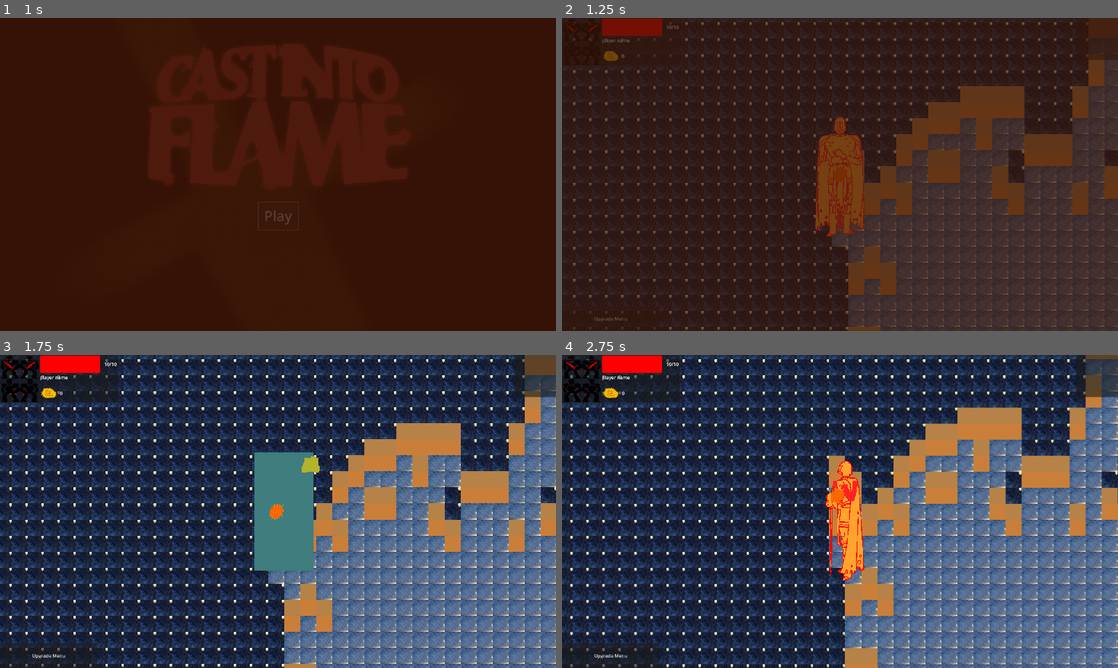
Above: before the commit, frames 1-4 (two rows, left to right).
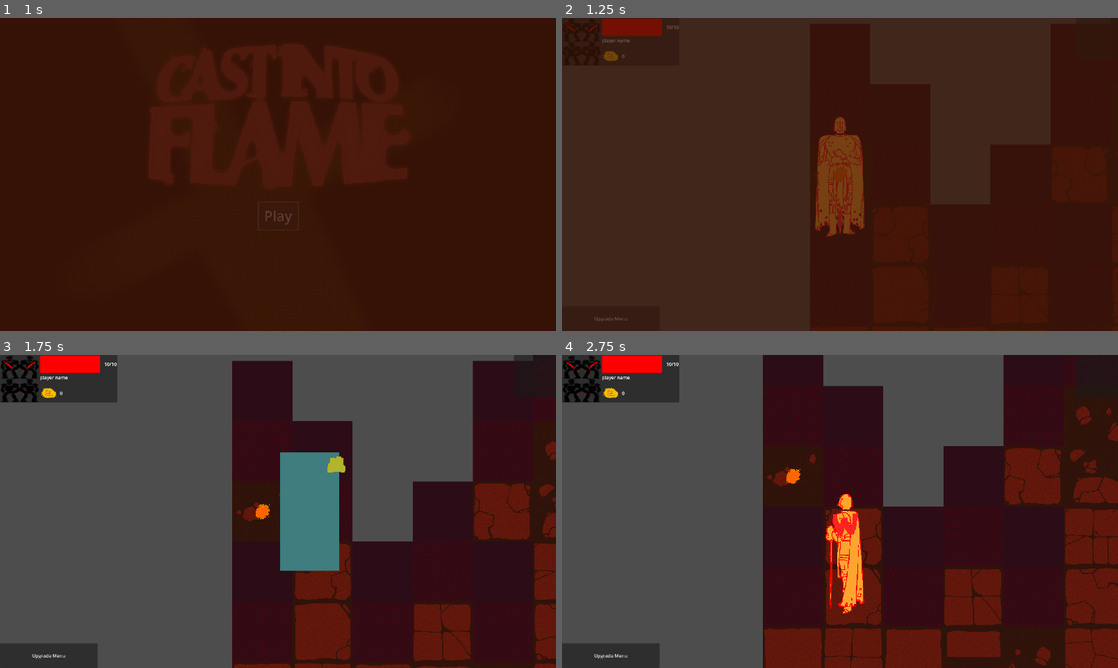
Above: after the commit, the same moments.

Repository: jible/capstone
Game: Godot game, scene res://scenes/testScenes/main_menu.tscn
Same seed, same stepped clock (60 frames per second), same inputs: the game is played once before the commit and once after it.
Inputs (mouse positions are in pixels of both pictures, inside the frame that each line leads up to):
- Up to frame 1 (1 s): click "Play" at 0.5 s
- Up to frame 2 (1.25 s): no input
- Up to frame 3 (1.75 s): move the mouse to (400, 495) at 1.27 s; hold Right (right) from 1.28 s (still down); hold Space (attack) from 1.28 s (still down)
- Up to frame 4 (2.75 s): move the mouse to (728, 527) at 2.02 s; release Right (right) at 2.03 s; release Space (attack) at 2.03 s; hold Down (down) from 2.03 s (still down); tap Space (attack) at 2.1 s

Frame 1 is identical in both runs. In frame 2, 33% of the frame differs, in the area x 2-100%, y 0-100%; in frame 3, 93%; in frame 4, 95%, in the area x 0-100%, y 0-100%.

Commit message:
new temporary environment tiles and resizing

Diff:
--- a/scenes/level_generator.tscn
+++ b/scenes/level_generator.tscn
@@ -1,13 +1,13 @@
 [gd_scene load_steps=6 format=3 uid="uid://b0qchcd21rx5b"]
 
 [ext_resource type="Script" path="res://scripts/level_generator.gd" id="1_imcpr"]
-[ext_resource type="Texture2D" uid="uid://ccqg1goytlypr" path="res://assets/spritesheets/New Piskel.png" id="3_qcr6a"]
+[ext_resource type="Texture2D" uid="uid://ca6grrk71ix8f" path="res://assets/tilesets/wall_tileset.png" id="3_r8qfe"]
 [ext_resource type="TileSet" uid="uid://cbcmjaiqxltk3" path="res://tilesets/temp_floor.tres" id="4_wlnp8"]
 
 [sub_resource type="TileSetAtlasSource" id="TileSetAtlasSource_sr1dw"]
 resource_name = "walls"
-texture = ExtResource("3_qcr6a")
-texture_region_size = Vector2i(32, 32)
+texture = ExtResource("3_r8qfe")
+texture_region_size = Vector2i(120, 120)
 use_texture_padding = false
 0:0/0 = 0
 1:0/0 = 0
@@ -18,9 +18,21 @@
 0:2/0 = 0
 1:2/0 = 0
 2:2/0 = 0
+3:0/0 = 0
+4:0/0 = 0
+5:0/0 = 0
+6:0/0 = 0
+3:1/0 = 0
+4:1/0 = 0
+5:1/0 = 0
+6:1/0 = 0
+3:2/0 = 0
+4:2/0 = 0
+5:2/0 = 0
+6:2/0 = 0
 
 [sub_resource type="TileSet" id="TileSet_0kjvg"]
-tile_size = Vector2i(32, 32)
+tile_size = Vector2i(120, 120)
 sources/0 = SubResource("TileSetAtlasSource_sr1dw")
 
 [node name="Level Generator" type="Node2D"]
@@ -28,7 +40,7 @@
 
 [node name="Environment" type="TileMapLayer" parent="."]
 tile_set = ExtResource("4_wlnp8")
-rendering_quadrant_size = 32
+rendering_quadrant_size = 120
 
 [node name="Walls" type="TileMapLayer" parent="."]
 tile_set = SubResource("TileSet_0kjvg")
--- a/scenes/prefabs/player/player.tscn
+++ b/scenes/prefabs/player/player.tscn
@@ -11,7 +11,7 @@
 [ext_resource type="Texture2D" uid="uid://dr1qlj0lb2dph" path="res://assets/spritesheets/player_attack_west.png" id="6_dbqvv"]
 [ext_resource type="Script" path="res://scripts/characters/player/states/hurt.gd" id="6_m7eoc"]
 [ext_resource type="Script" path="res://scripts/characters/player/states/attack.gd" id="6_rq4oq"]
-[ext_resource type="Texture2D" uid="uid://bivs6m68fn726" path="res://assets/sprites/playerV2.png" id="7_0quf5"]
+[ext_resource type="Texture2D" uid="uid://bmcbhom6ih4vk" path="res://assets/spritesheets/player_death.png" id="7_fpjb7"]
 [ext_resource type="Texture2D" uid="uid://co26nwtgkl5t2" path="res://assets/spritesheets/player_hurt_east.png" id="8_f5gna"]
 [ext_resource type="Texture2D" uid="uid://pw4ou2kmf56l" path="res://assets/spritesheets/player_idle_east.png" id="8_lq5g6"]
 [ext_resource type="Script" path="res://scripts/characters/player/states/death.gd" id="8_vxcvn"]
@@ -129,13 +129,13 @@
 atlas = ExtResource("6_dbqvv")
 region = Rect2(720, 480, 360, 480)
 
-[sub_resource type="AtlasTexture" id="AtlasTexture_e1yq2"]
-atlas = ExtResource("7_0quf5")
-region = Rect2(0, 0, 32, 32)
-
-[sub_resource type="AtlasTexture" id="AtlasTexture_rnahe"]
-atlas = ExtResource("7_0quf5")
-region = Rect2(32, 0, 32, 32)
+[sub_resource type="AtlasTexture" id="AtlasTexture_uhcqt"]
+atlas = ExtResource("7_fpjb7")
+region = Rect2(0, 0, 360, 480)
+
+[sub_resource type="AtlasTexture" id="AtlasTexture_v5nrf"]
+atlas = ExtResource("7_fpjb7")
+region = Rect2(360, 0, 360, 480)
 
 [sub_resource type="AtlasTexture" id="AtlasTexture_45qsc"]
 atlas = ExtResource("8_f5gna")
@@ -393,10 +393,10 @@
 }, {
 "frames": [{
 "duration": 1.0,
-"texture": SubResource("AtlasTexture_e1yq2")
-}, {
-"duration": 1.0,
-"texture": SubResource("AtlasTexture_rnahe")
+"texture": SubResource("AtlasTexture_uhcqt")
+}, {
+"duration": 1.0,
+"texture": SubResource("AtlasTexture_v5nrf")
 }],
 "loop": true,
 "name": &"death",
@@ -603,7 +603,7 @@
 [node name="Animation Manager" parent="." instance=ExtResource("9_sc1mn")]
 scale = Vector2(3.935, 3.935)
 sprite_frames = SubResource("SpriteFrames_mf368")
-animation = &"hurt_west"
+animation = &"hurt_east"
 
 [node name="CollisionShape2D" type="CollisionShape2D" parent="."]
 shape = SubResource("CircleShape2D_kqpcb")
--- a/scripts/level_generator.gd
+++ b/scripts/level_generator.gd
@@ -47,6 +47,7 @@
 	'''
 	Randomly walk the terrain level and fill it with floors.
 	'''
+
 	map.random_walk("terrain", "floor")
 
 	# [ ] call function to find tile for player spawn and exit.
@@ -55,13 +56,13 @@
 	'''
 	Make randomly generated noise to fill the terrai level with floors.
 	'''
+
 	map.make_noise("terrain", "floor")
 
 	# [ ] call function to find tile for player spawn and exit.
 
 func render():
 	render_layer("environment")
-
 
 	# Add the landing and ending
 	var landing_instance = landing.instantiate()
@@ -72,23 +73,25 @@
 	get_tree().current_scene.call_deferred("add_child",pit_instance)
 	pit_instance.position = end_point
 
-
-
-
 	# [ ] render walls (aesthetic only, walls are on seperate non-interactable layer).
 
 func render_layer(layer):
 	'''
 	Render the provided layer.
 	'''
+
 	for y in range (size.y):
 		for x in range(size.x):
 			var pos = Vector2(x,y)
 			var check_wall = Vector2(x,y + 1 )
 			if map.get_tile(pos).type == "floor":
-				layers["environment"].set_cell(pos, 0, Vector2i(0,0))
+				# get random tile position
+				# [ ] get length and width of tileset, rather than magic number
+				layers["environment"].set_cell(pos, 0, Vector2i(randi()%10, randi()%10))
+
 			if map.get_tile(pos).type == null:
 				layers["environment"].set_cell(pos, 0, Vector2i(29, 29))
+
 			if map.get_tile(pos).type == null && check_wall.y < map.size.y && map.get_tile(check_wall).type == "floor":
-				layers["walls"].set_cell(pos, 0, Vector2i(2,2))
-				layers["walls"].set_cell(Vector2(x,y - 1 ), 0, Vector2i(1,1))
+				layers["walls"].set_cell(pos, 0, Vector2i(0,0))
+				layers["walls"].set_cell(Vector2(x,y - 1 ), 0, Vector2i(1,0))
--- a/tilesets/temp_floor.tres
+++ b/tilesets/temp_floor.tres
@@ -1,11 +1,11 @@
 [gd_resource type="TileSet" load_steps=3 format=3 uid="uid://cbcmjaiqxltk3"]
 
-[ext_resource type="Texture2D" uid="uid://bw6vrjyjdju75" path="res://assets/spritesheets/temp_floor.jpg" id="1_o4xrr"]
+[ext_resource type="Texture2D" uid="uid://cln574bik4dno" path="res://assets/tilesets/ground_tileset.png" id="1_mr8qb"]
 
 [sub_resource type="TileSetAtlasSource" id="TileSetAtlasSource_q3s2e"]
 resource_name = "floor"
-texture = ExtResource("1_o4xrr")
-texture_region_size = Vector2i(32, 32)
+texture = ExtResource("1_mr8qb")
+texture_region_size = Vector2i(120, 120)
 0:0/0 = 0
 1:0/0 = 0
 1:0/0/physics_layer_0/polygon_0/points = PackedVector2Array(-16, -16, -16, 16, 16, 16, 16, -16, -15.125, -16)
@@ -911,7 +911,7 @@
 29:29/0/physics_layer_0/polygon_0/points = PackedVector2Array(-16, -16, -16, 16, 16, 16, 16, -16)
 
 [resource]
-tile_size = Vector2i(32, 32)
+tile_size = Vector2i(120, 120)
 physics_layer_0/collision_layer = 3
 physics_layer_0/collision_mask = 3
 sources/0 = SubResource("TileSetAtlasSource_q3s2e")
Binary file added: assets/tilesets/ground_tileset.png
Not shown, added: assets/tilesets/ground_tileset.png.import
Binary file added: assets/tilesets/wall_tileset.png
Not shown, added: assets/tilesets/wall_tileset.png.import
Not shown, changed: assets/.DS_Store
